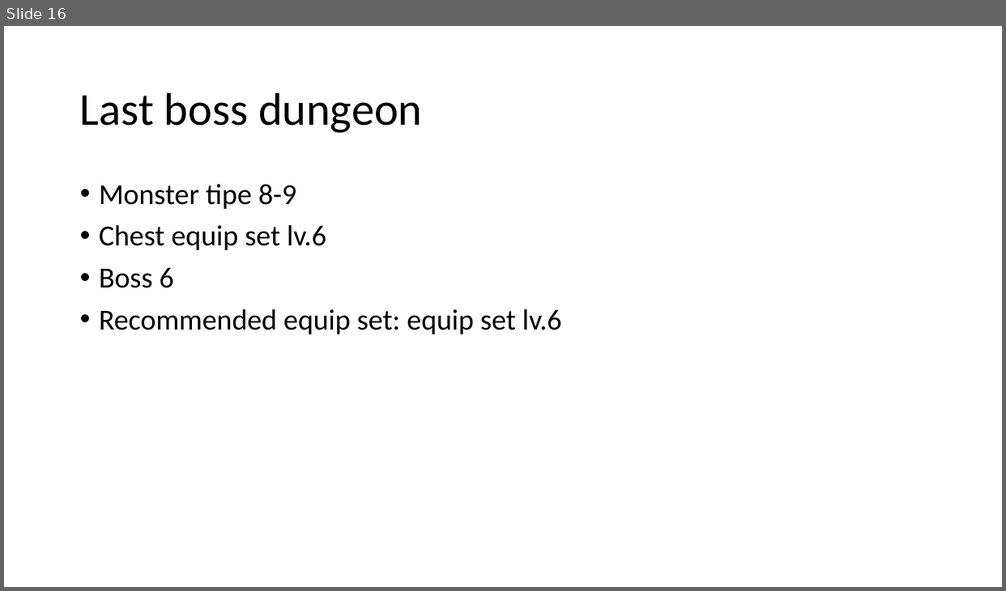
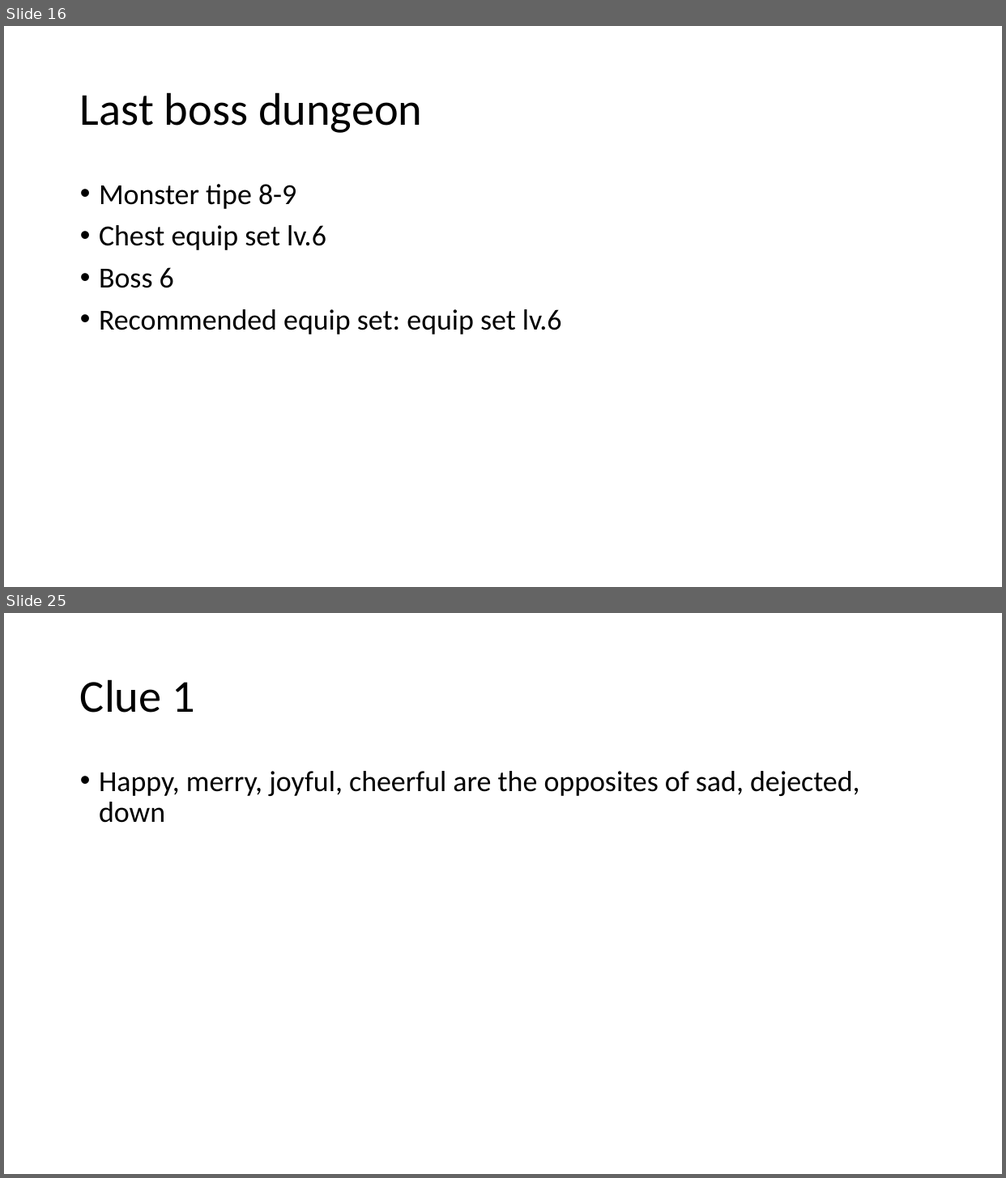
Before and after one commit to nawamkihafahd/PowerOfWisdom, a slide deck: Konsep.pptx. Shown one above the other, each under a label of ours: slide 16 before the commit, slides 16 and 25 after it; the slides between them are not shown. The pictures are 1006x591 and 1006x1178 pixels, drawn with LibreOffice and Linux fonts; fonts in the diff are those of the drawing. Boxes give left, top, right and bottom in pixels: in the first picture for what was removed or moved away, otherwise in the second. Text is boxed around its words. In the diff, an @@ line names an element or a change of style, - is before the commit and + after.

```diff
--- a/Konsep.pptx
+++ b/Konsep.pptx
@@ slide 25 added at bbox=[4, 613, 1002, 1174], background #FFFFFF @@
@@ title added at bbox=[80, 679, 195, 713], 44 pt, text #000000 @@
+Clue 1
@@ text added at bbox=[99, 771, 860, 823], 28 pt, text #000000 @@
+• Happy, merry, joyful, cheerful are the opposites of sad, dejected, down
```
Also in this commit, not shown: 1 slide changed, 25 other slides added, 1 other file.
